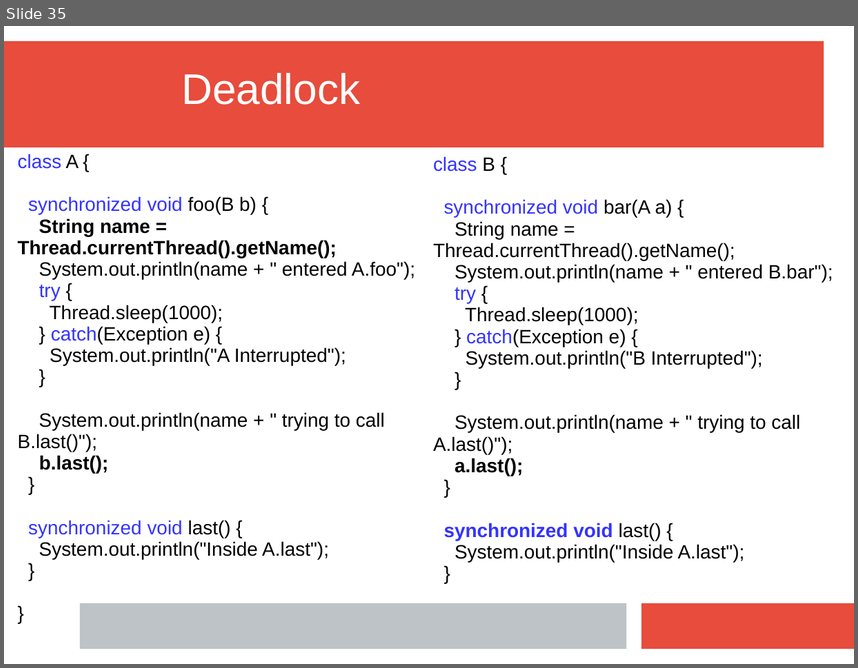
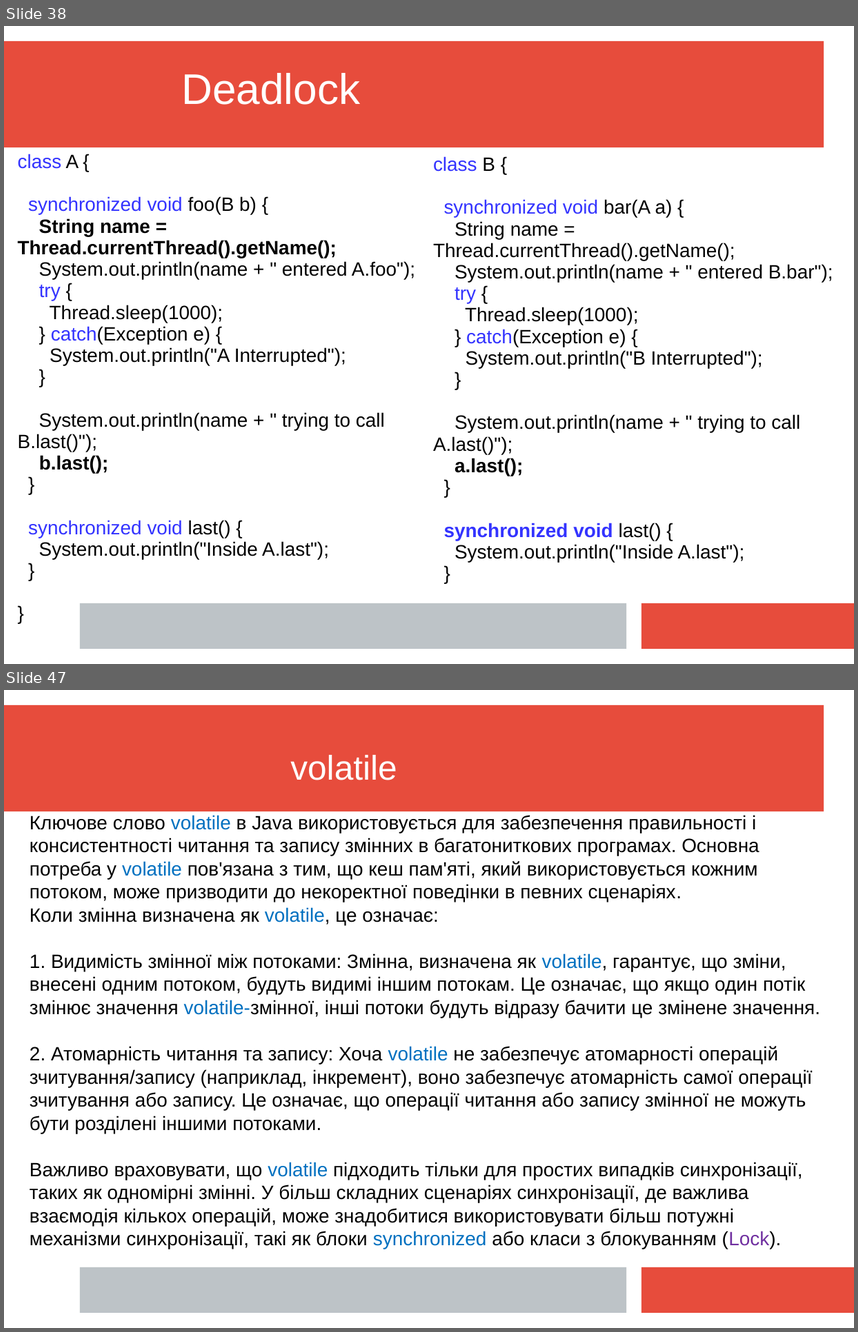
Before and after one commit to mecchmatProjects/JavaCourse, a slide deck: L10_Multi/JavaTutorUkr10.ppt. Shown one above the other, each under a label of ours: slide 35 before the commit, slides 38 and 47 after it; the slides between them are not shown. The pictures are 858x668 and 858x1332 pixels, drawn with LibreOffice and Linux fonts; fonts in the diff are those of the drawing. Boxes give left, top, right and bottom in pixels: in the first picture for what was removed or moved away, otherwise in the second. Text is boxed around its words. In the diff, an @@ line names an element or a change of style, - is before the commit and + after.

```diff
--- a/L10_Multi/JavaTutorUkr10.ppt
+++ b/L10_Multi/JavaTutorUkr10.ppt
@@ slide 47 added at (x1=4, y1=690, x2=854, y2=1328), background #FFFFFF; not listed: 3 template elements that a slide beside it also shows @@
@@ text added at (x1=290, y1=755, x2=397, y2=780), 32 pt, text #FFFFFF @@
+volatile
@@ text added at (x1=30, y1=815, x2=820, y2=1250), 18 pt, text #000000 @@
+Ключове слово volatile в Java використовується для забезпечення правильності і консистентності читання та запису змінних в багатониткових програмах. Основна потреба у volatile пов'язана з тим, що кеш пам'яті, який використовується кожним потоком, може призводити до некоректної поведінки в певних сценаріях.
+Коли змінна визначена як volatile, це означає:
+1. Видимість змінної між потоками: Змінна, визначена як volatile, гарантує, що зміни, внесені одним потоком, будуть видимі іншим потокам. Це означає, що якщо один потік змінює значення volatile-змінної, інші потоки будуть відразу бачити це змінене значення.
+2. Атомарність читання та запису: Хоча volatile не забезпечує атомарності операцій зчитування/запису (наприклад, інкремент), воно забезпечує атомарність самої операції зчитування або запису. Це означає, що операції читання або запису змінної не можуть бути розділені іншими потоками.
+Важливо враховувати, що volatile підходить тільки для простих випадків синхронізації, таких як одномірні змінні. У більш складних сценаріях синхронізації, де важлива взаємодія кількох операцій, може знадобитися використовувати більш потужні механізми синхронізації, такі як блоки synchronized або класи з блокуванням (Lock).
@@ what was slide 35 is now slide 38 @@
```
Also in this commit, not shown: 25 slides changed, 24 other slides added, 1 slide removed.
